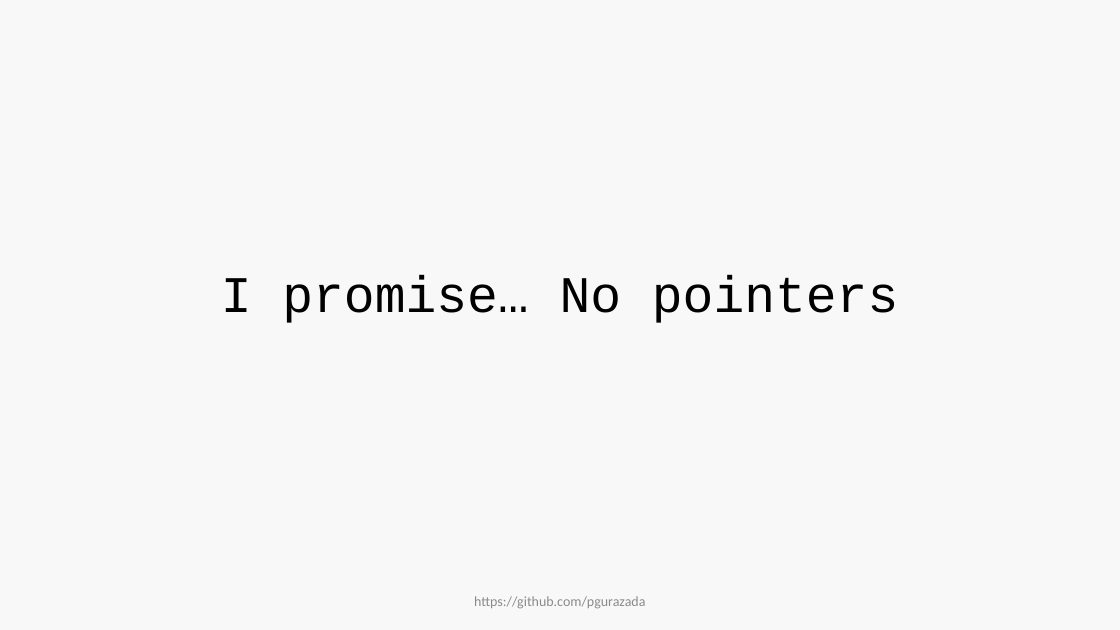
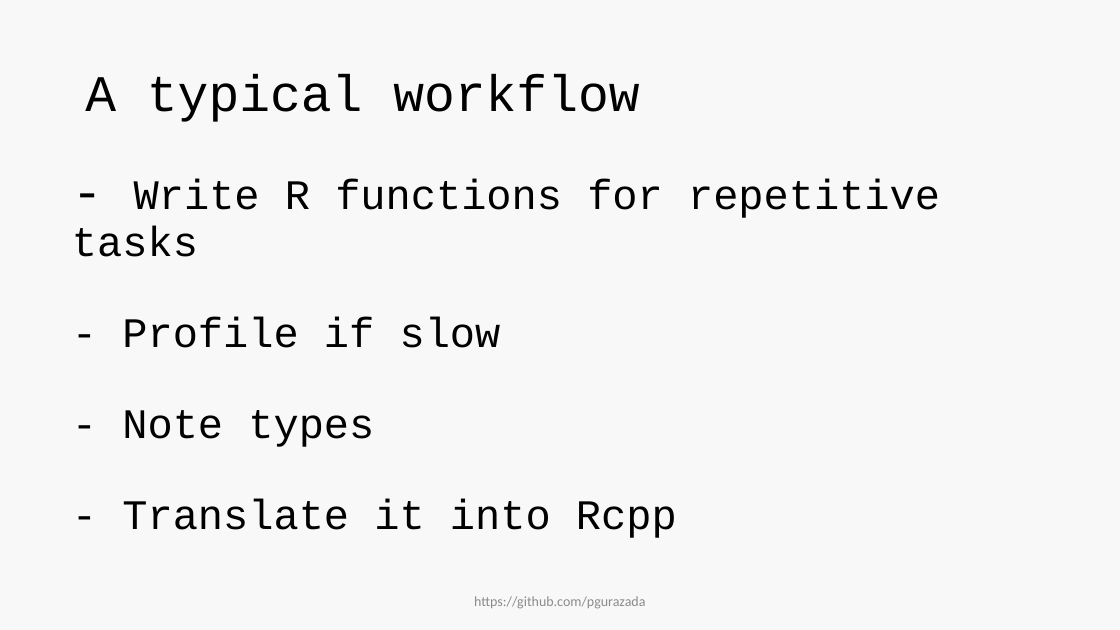
Before and after one commit to pgurazada/Talks, a slide deck: slide 16 of Rcpp/Rcpp.pptx. Drawn at 1120x630 pixels with LibreOffice and Linux fonts; fonts in the diff are those of the drawing. Boxes give left, top, right and bottom in pixels: in the first picture for what was removed or moved away, otherwise in the second. Text is boxed around its words. In the diff, an @@ line names an element or a change of style, - is before the commit and + after.

```diff
--- a/Rcpp/Rcpp.pptx
+++ b/Rcpp/Rcpp.pptx
@@ text added at <box>85,73,639,122</box>, 44 pt, text #000000 @@
+A typical workflow
@@ title at <box>72,178,940,538</box>: text changed; size 44 to 36 pt @@
-I promise… No pointers
+- Write R functions for repetitive tasks
+- Profile if slow
+- Note types
+- Translate it into Rcpp
```
Also in this commit, not shown: 2 other slides changed, 1 slide added, 3 other files.
